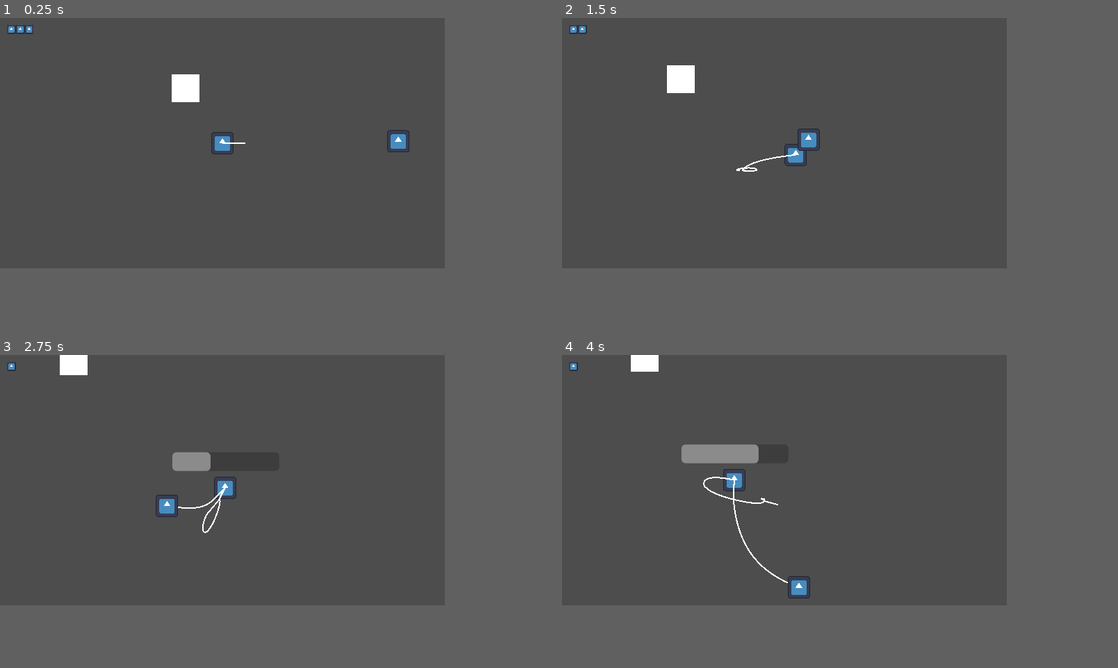
Above: before the commit, frames 1-4 (two rows, left to right).
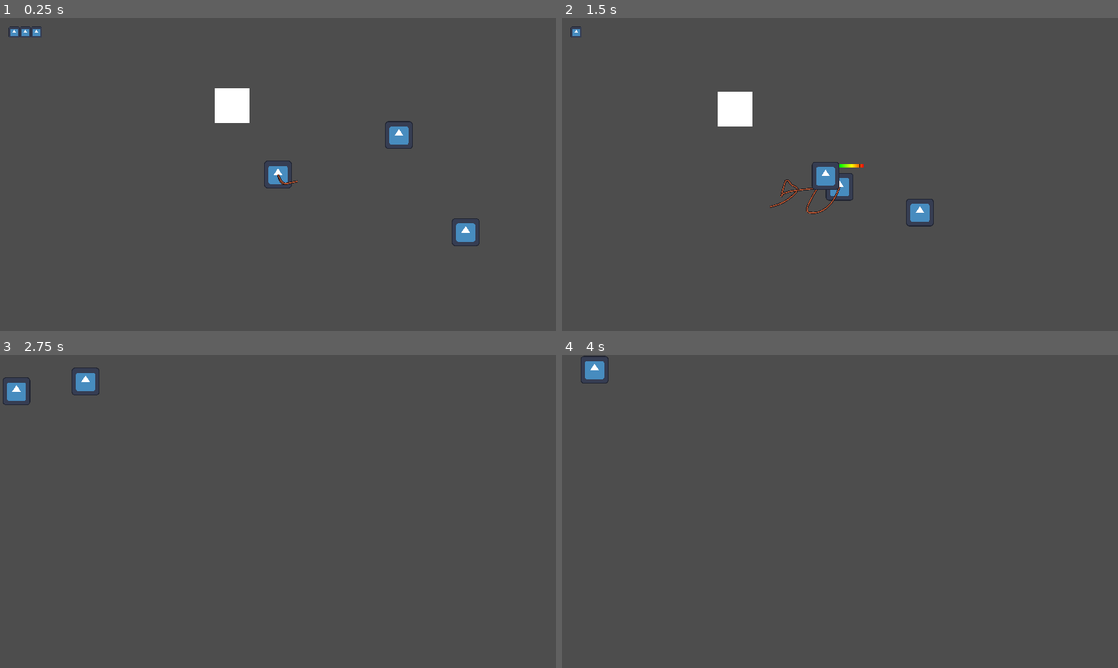
Above: after the commit, the same moments.

Repository: 2weeking/Lasso-Knight
Game: Godot game, scene res://levels/level_0.tscn
Two runs of this game, one before a commit and one after it. Both use one fixed random seed, a clock stepped at 60 frames per second and the inputs below. The engine's default icon, where the game draws it, is replaced by a stand-in: a white triangle on a blue panel in a dark square.
Inputs (mouse positions are in pixels of both pictures, inside the frame that each line leads up to):
- Up to frame 1 (0.25 s): no input
- Up to frame 2 (1.5 s): move the mouse to (884, 130) at 0.52 s; hold D (right) 0.53-1.28 s; click (884, 130) at 0.6 s; move the mouse to (695, 155) at 1.27 s; hold S (down) from 1.28 s (still down); click (695, 155) at 1.35 s
- Up to frame 3 (2.75 s): move the mouse to (266, 423) at 2.02 s; release S (down) at 2.03 s; hold D (right) from 2.03 s (still down); click (266, 423) at 2.1 s
- Up to frame 4 (4 s): move the mouse to (762, 530) at 2.77 s; release D (right) at 2.78 s; hold W (up) 2.78-3.53 s; click (762, 530) at 2.85 s; move the mouse to (917, 517) at 3.52 s; hold A (left) from 3.53 s (still down); click (917, 517) at 3.6 s
In our replay, the window is 640x360 before the commit and 800x450 after it. These sizes can differ from the game's own. Grey fills any space a smaller window leaves; there, only what the larger window draws over its background counts as a difference.

The runs differ from the first frame. In frame 1, 2.2% of the frame differs, in the area x 1-87%, y 2-73%; in frame 2, 2.5%, in the area x 1-67%, y 2-67%; in frame 3, 1.6%; in frame 4, 1.9%.

Commit message:
Added reel in function and absorb enemy when finished capturing to captured

Diff:
--- a/entities/enemy/enemy.gd
+++ b/entities/enemy/enemy.gd
@@ -16,6 +16,9 @@
 			direction *= -1
 			velocity.x = desired_velocity.x - player.desired_velocity.x
 		else:
+			# Speed up towards player to simulate reel in effect
+			if is_in_group("captured"):
+				speed += 5
 			velocity = desired_velocity
 
 	move_and_slide()
--- a/entities/knight/knight.gd
+++ b/entities/knight/knight.gd
@@ -14,6 +14,7 @@
 @export var move_speed : float = 150.0
 @export var lasso_speed : float = 2
 @export var lasso_range: float = 250.0
+@export var lasso_goldilocks: float = 0.25
 
 @onready var verlet_rope = preload("res://entities/lasso/verlet_rope.tscn")
 @onready var lasso_pathfollow = $HurtBox/Path2D/PathFollow2D
@@ -44,15 +45,15 @@
 	)
 
 	# Lasso
-	if Input.is_action_just_pressed("whip"):# and not animation_player.is_playing():
+	if Input.is_action_just_pressed("whip") and not whipping:
 		hurtbox.look_at(get_global_mouse_position())
 		hurtbox.set_collision_mask_value(3, true)
+		lasso_pathfollow.progress_ratio = 0
 		whipping = true
 
 	if whipping:
 		lasso_pathfollow.progress_ratio += lasso_speed * delta
-		if lasso_pathfollow.progress_ratio >= 0.9:
-			lasso_pathfollow.progress_ratio = 0
+		if lasso_pathfollow.progress_ratio >= 0.95:
 			hurtbox.set_collision_mask_value(3, false)
 			whipping = false
 
@@ -64,13 +65,28 @@
 	for rope in ropes:
 		lasso_bar.visible = true
 		var enemy = rope.target
+		var timer = rope.capture_timer
+
 		velocity -= enemy.desired_velocity
 		# Lock rope and bodies to certain range of distance
 		var dist = position.distance_to(enemy.position)
-		lasso_bar.value = dist
-		# Break rope and reset enemy state
-		if dist > lasso_range:
-			lasso_bar.value = 0
+		#lasso_bar.value = dist
+		lasso_bar.texture_progress_offset.x = -(dist/lasso_range*50)
+		# If in range
+		if dist > (lasso_range/2)-(lasso_range*lasso_goldilocks/2) and dist < (lasso_range/2)+(lasso_range*lasso_goldilocks/2):
+			timer.paused = false
+		else:
+			timer.paused = true
+
+		# If timer is done, finish capturing enemy
+		if timer.get_time_left() == 0:
+			enemy.remove_from_group("capturing")
+			enemy.add_to_group("captured")
+			enemy.modulate = Color.GREEN
+			lasso_bar.visible = false
+		# If player is outside lasso range, break rope and reset enemy state
+		elif dist > lasso_range:
+			#lasso_bar.value = 0
 			enemy.remove_from_group("capturing")
 			# Queue free rope attached to enemy
 			rope.queue_free()
@@ -84,11 +100,26 @@
 	rope.target = body
 	add_child(rope)
 	ropes.append(rope)
+
+	var timer = Timer.new()
+	rope.capture_timer = timer
+	timer.process_callback = Timer.TIMER_PROCESS_PHYSICS
+	timer.wait_time = 3
+	timer.one_shot = true
+	timer.autostart = true
+	rope.add_child(timer)
 	body.add_to_group("capturing")
 
 func _on_hit_box_body_entered(body):
-	if body.is_in_group("enemy") and not body.is_in_group("captured"):
-		hp -= body.damage
+	if body.is_in_group("enemy"):
+		if body.is_in_group("captured"):
+			for rope in ropes:
+				if body == rope.target:
+					rope.queue_free()
+					ropes.erase(rope)
+			body.queue_free()
+		else:
+			hp -= body.damage
 
 func _on_hurtbox_body_entered(body):
 	if body.is_in_group("enemy") and not body.is_in_group("capturing") and not body.is_in_group("captured"):
--- a/entities/knight/knight.tscn
+++ b/entities/knight/knight.tscn
@@ -75,6 +75,15 @@
 [sub_resource type="RectangleShape2D" id="RectangleShape2D_an74c"]
 size = Vector2(124, 38)
 
+[sub_resource type="Gradient" id="Gradient_qcba4"]
+offsets = PackedFloat32Array(0, 0.29021, 0.513986, 0.751748, 1)
+colors = PackedColorArray(1, 0, 0, 1, 1, 1, 0, 1, 0, 1, 0, 1, 1, 1, 0, 1, 1, 0, 0, 1)
+
+[sub_resource type="GradientTexture1D" id="GradientTexture1D_u80f7"]
+gradient = SubResource("Gradient_qcba4")
+
+[sub_resource type="CanvasTexture" id="CanvasTexture_3xjrk"]
+
 [node name="Knight" type="CharacterBody2D"]
 collision_layer = 2
 script = ExtResource("1_bwy00")
@@ -121,12 +130,12 @@
 curve = SubResource("Curve2D_v218c")
 
 [node name="PathFollow2D" type="PathFollow2D" parent="HurtBox/Path2D"]
+rotation = -0.218669
 rotates = false
 
 [node name="Lasso" parent="HurtBox/Path2D/PathFollow2D" node_paths=PackedStringArray("target") instance=ExtResource("4_45si7")]
 target = NodePath("../../../..")
-ropeLength = 50.0
-gravity = Vector2(0, 0)
+ropeLength = 40.0
 
 [node name="CollisionShape2D" type="CollisionShape2D" parent="HurtBox"]
 position = Vector2(89, 0)
@@ -145,12 +154,17 @@
 offset = Vector2(10, 10)
 transform = Transform2D(0.1, 0, 0, 0.1, 10, 10)
 
-[node name="LassoBar" type="ProgressBar" parent="."]
-offset_left = -76.0
-offset_top = -51.0
-offset_right = 78.0
-offset_bottom = -24.0
-show_percentage = false
+[node name="LassoBar" type="TextureProgressBar" parent="."]
+offset_left = -28.0
+offset_top = -26.0
+offset_right = 28.0
+offset_bottom = -22.0
+value = 4.0
+fill_mode = 1
+nine_patch_stretch = true
+texture_under = SubResource("GradientTexture1D_u80f7")
+texture_progress = SubResource("CanvasTexture_3xjrk")
+tint_progress = Color(0, 0, 0, 1)
 
 [connection signal="body_entered" from="HitBox" to="." method="_on_hit_box_body_entered"]
 [connection signal="body_entered" from="HurtBox" to="." method="_on_hurtbox_body_entered"]
--- a/entities/lasso/verlet_rope.gd
+++ b/entities/lasso/verlet_rope.gd
@@ -1,6 +1,7 @@
 extends Node2D
 
 @export var target: Node2D
+@export var capture_timer: Timer
 
 @export var ropeLength: float = 30
 @export var constrain: float = 1	# distance between points
@@ -59,7 +60,7 @@
 		if (i!=0 && i!=pointCount-1) || (i==0 && !startPin) || (i==pointCount-1 && !endPin):
 			var velocity = (pos[i] -posPrev[i]) * dampening
 			posPrev[i] = pos[i]
-			pos[i] += velocity + (gravity * delta)
+			pos[i] += velocity + ((gravity.rotated(-global_rotation)) * delta)
 
 func update_constrain()->void:
 	for i in range(pointCount):
--- a/entities/lasso/verlet_rope.tscn
+++ b/entities/lasso/verlet_rope.tscn
@@ -1,9 +1,11 @@
-[gd_scene load_steps=2 format=3 uid="uid://wtb0tpyhgt5v"]
+[gd_scene load_steps=3 format=3 uid="uid://wtb0tpyhgt5v"]
 
 [ext_resource type="Script" path="res://entities/lasso/verlet_rope.gd" id="1_l1poo"]
+[ext_resource type="Texture2D" uid="uid://cu1g5p63v14nh" path="res://assets/rope/rope.png" id="2_36m5f"]
 
 [node name="Rope" type="Node2D"]
 script = ExtResource("1_l1poo")
 
 [node name="Line2D" type="Line2D" parent="."]
-width = 2.0
+texture = ExtResource("2_36m5f")
+texture_mode = 1
--- a/levels/level_0.tscn
+++ b/levels/level_0.tscn
@@ -17,5 +17,8 @@
 [node name="Knight" parent="." instance=ExtResource("1_l1ejl")]
 
 [node name="Enemy" parent="." instance=ExtResource("2_o46i8")]
-position = Vector2(278, -3)
+position = Vector2(163, -53)
 speed = 100
+
+[node name="Enemy2" parent="." instance=ExtResource("2_o46i8")]
+position = Vector2(228, 70)
--- a/project.godot
+++ b/project.godot
@@ -16,9 +16,11 @@
 
 [display]
 
-window/size/viewport_width=640
-window/size/viewport_height=360
-window/stretch/mode="viewport"
+window/size/viewport_width=1280
+window/size/viewport_height=720
+window/size/mode=2
+window/stretch/mode="canvas_items"
+window/stretch/scale=2.0
 
 [editor_plugins]
 
Binary file added: assets/rope/bar.png
Not shown, added: assets/rope/bar.png.import
Binary file added: assets/rope/rope.png
Not shown, added: assets/rope/rope.png.import
Not shown: 1 places in entities/knight/knight.tscn that only renumber resources
